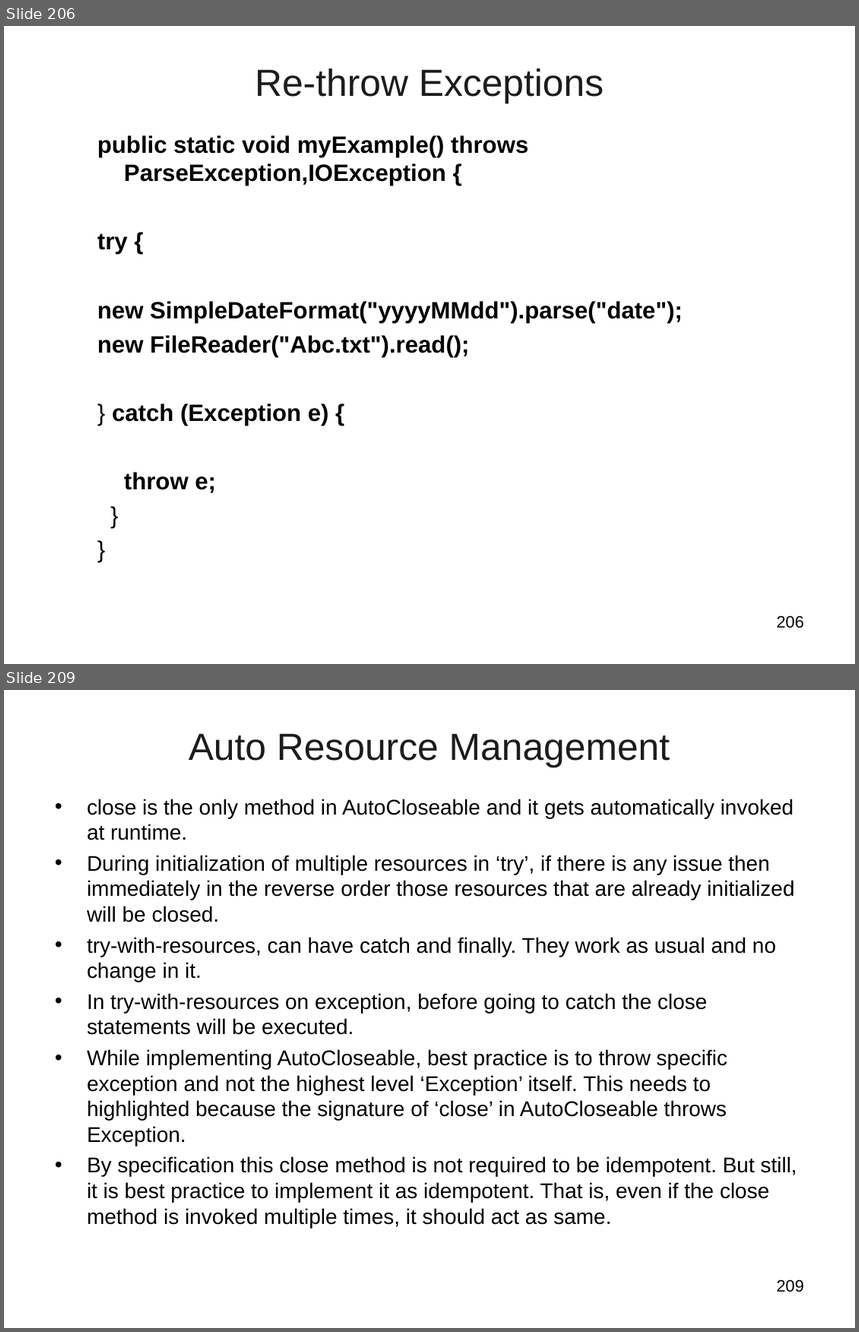
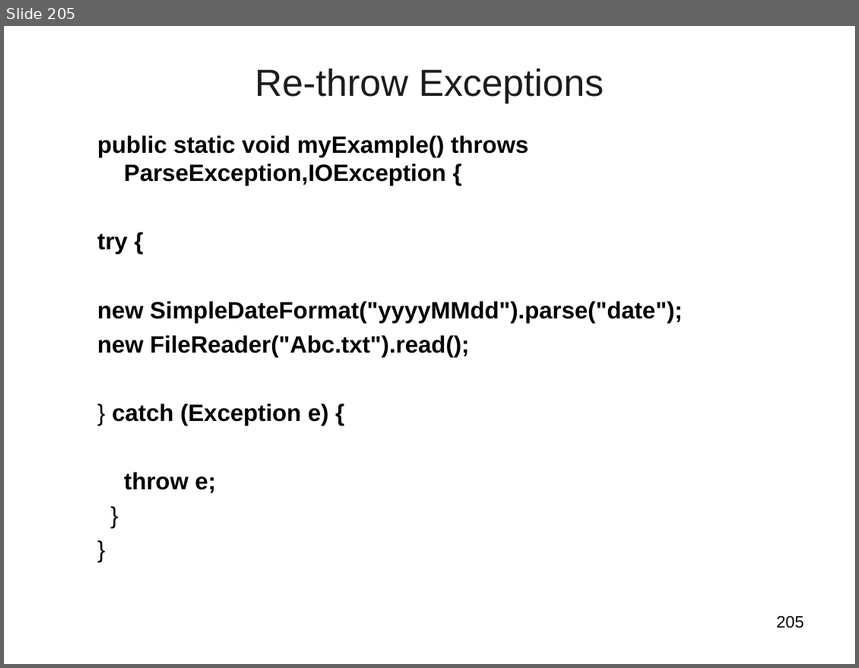
Before and after one commit to vatsanTraining/corejava, a slide deck: JavaModule01_HSBC_2020.ppt. Shown one above the other, each under a label of ours: slides 206 and 209 before the commit, slide 205 after it; the slides between them are not shown. The pictures are 859x1332 and 859x668 pixels, drawn with LibreOffice and Linux fonts; fonts in the diff are those of the drawing; background and template pictures are left out. Boxes give left, top, right and bottom in pixels: in the first picture for what was removed or moved away, otherwise in the second. Text is boxed around its words. In the diff, an @@ line names an element or a change of style, - is before the commit and + after.

```diff
--- a/JavaModule01_HSBC_2020.ppt
+++ b/JavaModule01_HSBC_2020.ppt
@@ slide 209 removed at box(4, 690, 855, 1328), background picture (left out) @@
@@ title removed at box(189, 733, 670, 768) @@
-Auto Resource Management
@@ text removed at box(87, 799, 797, 1228) @@
-• close is the only method in AutoCloseable and it gets automatically invoked at runtime.
-• During initialization of multiple resources in ‘try’, if there is any issue then immediately in the reverse order those resources that are already initialized will be closed.
-• try-with-resources, can have catch and finally. They work as usual and no change in it.
-• In try-with-resources on exception, before going to catch the close statements will be executed.
-• While implementing AutoCloseable, best practice is to throw specific exception and not the highest level ‘Exception’ itself. This needs to highlighted because the signature of ‘close’ in AutoCloseable throws Exception.
-• By specification this close method is not required to be idempotent. But still, it is best practice to implement it as idempotent. That is, even if the close method is invoked multiple times, it should act as same.
@@ page number removed at box(777, 1280, 804, 1293) @@
-209
@@ what was slide 206 is now slide 205 @@
@@ page number at box(777, 616, 804, 629): text changed @@
-206
+205
```
Also in this commit, not shown: 7 slides changed, 73 other slides removed.
